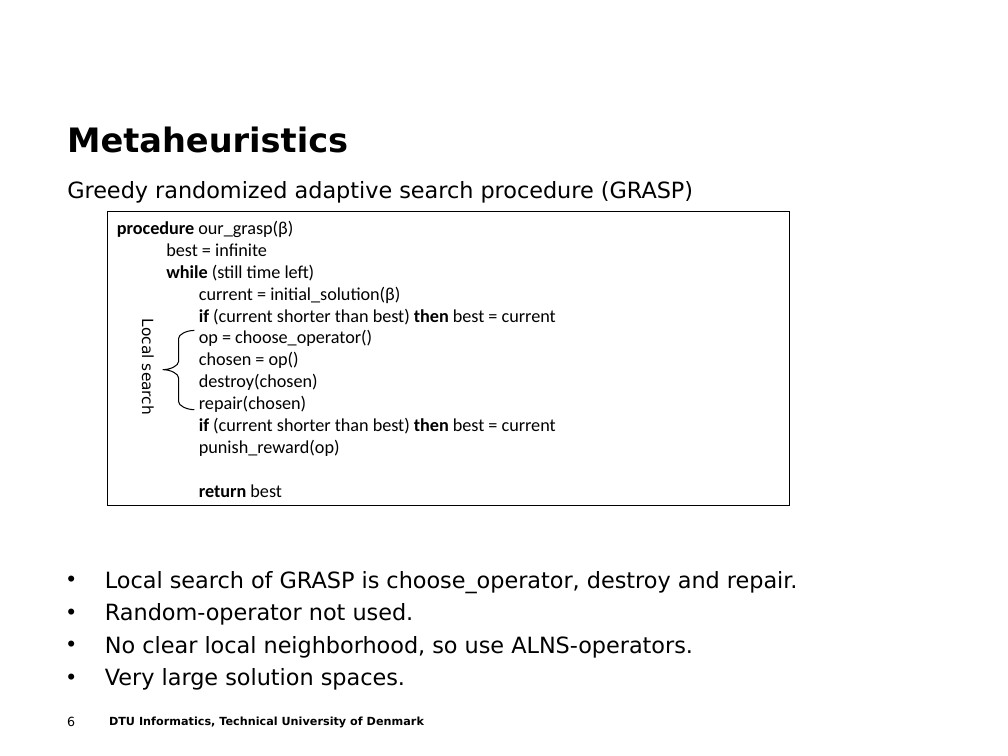
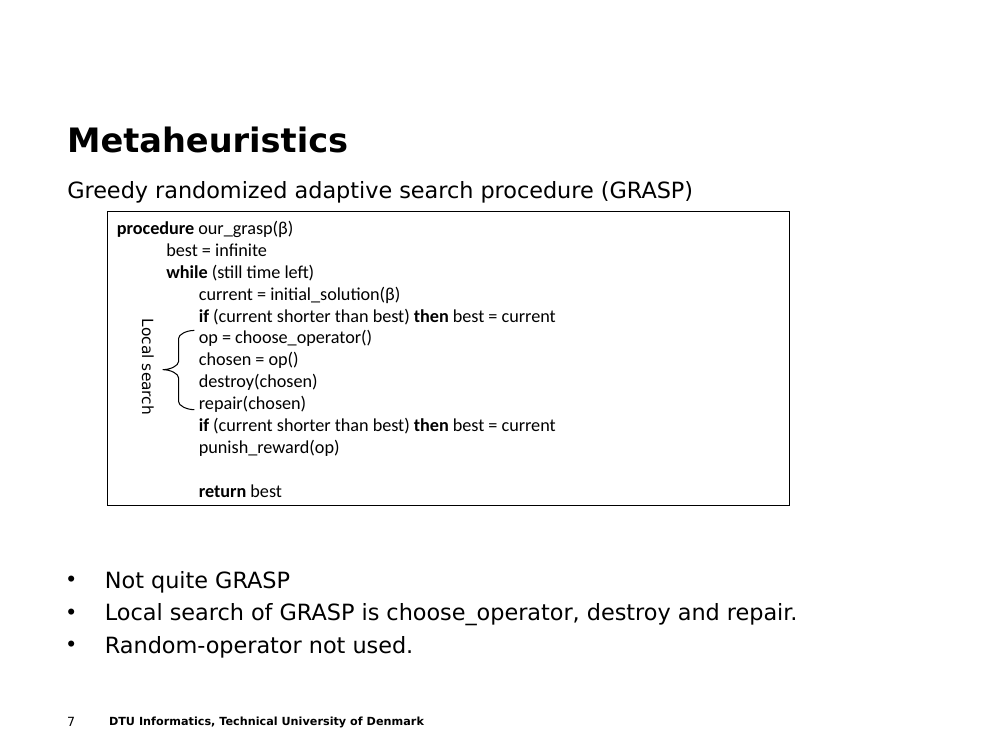
Before and after one commit to t-crest/poseidon, a slide deck: slide 7 of Report/eume_presentation.ppt (slide 6 before the commit). Drawn at 1008x756 pixels with LibreOffice and Linux fonts; fonts in the diff are those of the drawing; background and template pictures are left out. Boxes give left, top, right and bottom in pixels: in the first picture for what was removed or moved away, otherwise in the second. Text is boxed around its words. In the diff, an @@ line names an element or a change of style, - is before the commit and + after.

```diff
--- a/Report/eume_presentation.ppt
+++ b/Report/eume_presentation.ppt
@@ text at <box>105,571,290,593</box>: paragraph added @@
+• Not quite GRASP
@@ text at <box>105,636,693,690</box>: paragraphs removed @@
-• No clear local neighborhood, so use ALNS-operators.
-• Very large solution spaces.
@@ page number at <box>67,716,75,726</box>: text changed @@
-6
+7
```
Also in this commit, not shown: 10 other slides changed.
